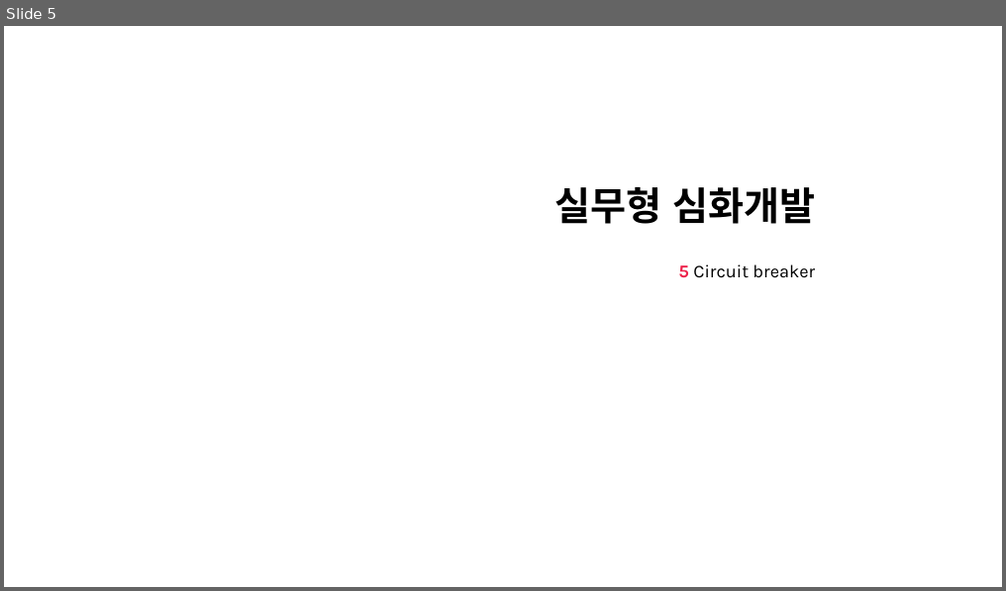
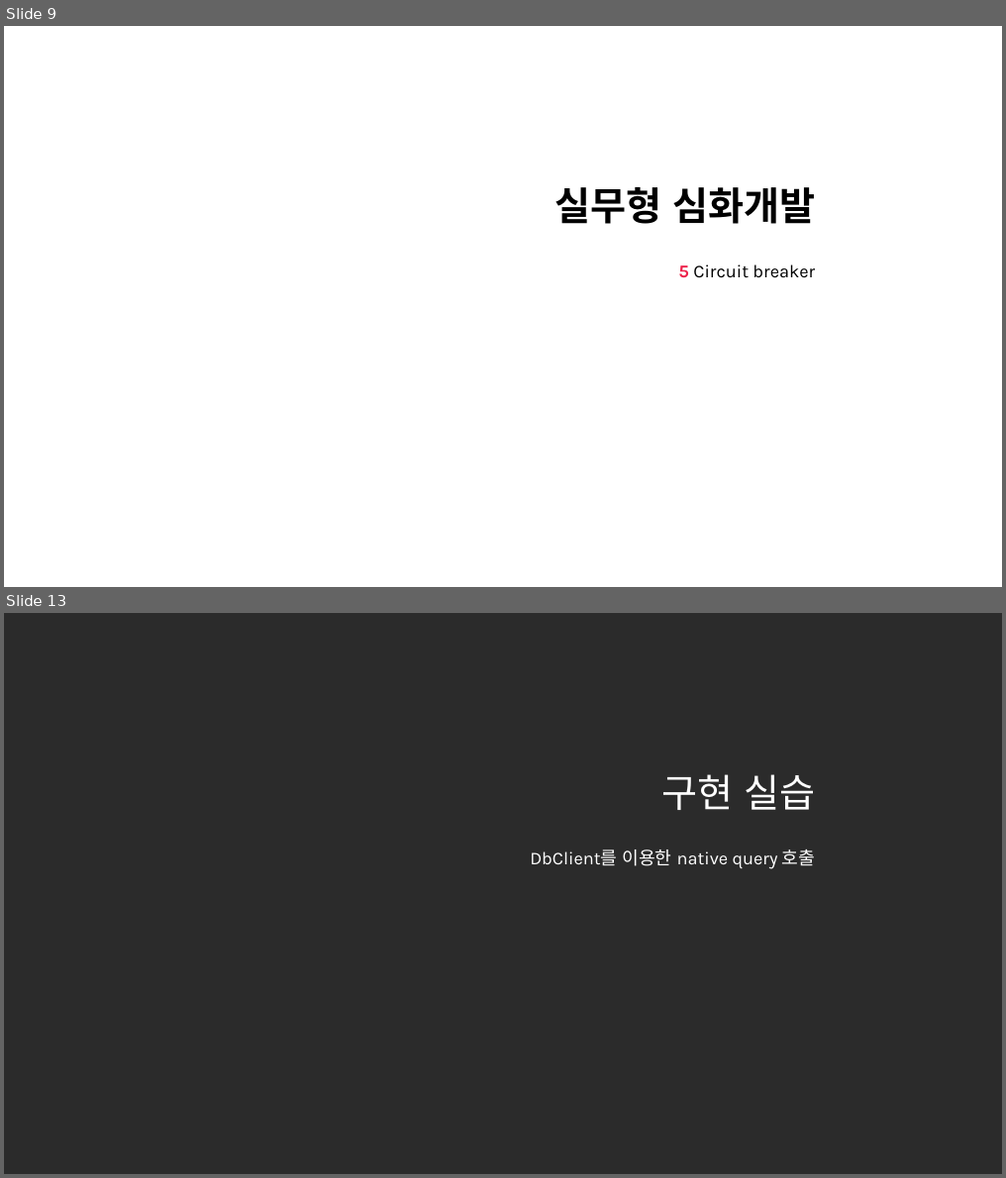
Before and after one commit to nayasis/fastcampus-hyper-webflux, a slide deck: 99.ppt/[Ch4-6. 실무형 심화개발.pptx. Shown one above the other, each under a label of ours: slide 5 before the commit, slides 9 and 13 after it; the slides between them are not shown. The pictures are 1006x591 and 1006x1178 pixels, drawn with LibreOffice and Linux fonts; fonts in the diff are those of the drawing; background and template pictures are left out; a plain dark background stands for a picture behind light text. Boxes give left, top, right and bottom in pixels: in the first picture for what was removed or moved away, otherwise in the second. Text is boxed around its words. In the diff, an @@ line names an element or a change of style, - is before the commit and + after.

```diff
--- a/99.ppt/[Ch4-6. 실무형 심화개발.pptx
+++ b/99.ppt/[Ch4-6. 실무형 심화개발.pptx
@@ slide 13 added at <box>4,613,1002,1174</box>, background picture (left out) @@
@@ title added at <box>661,774,815,810</box>, 28 pt, text #FFFFFF @@
+구현 실습
@@ subtitle added at <box>530,850,815,869</box>, 13 pt, text #FFFFFF @@
+DbClient를 이용한 native query 호출
@@ what was slide 5 is now slide 9 @@
```
Also in this commit, not shown: 8 slides changed, 12 other slides added, 1 slide removed, 1 other file.
